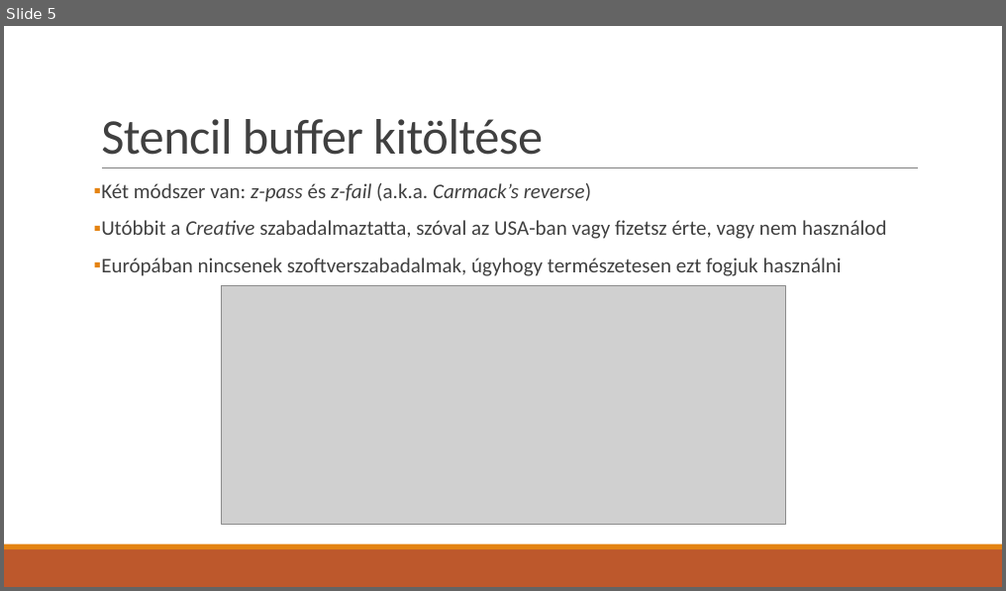
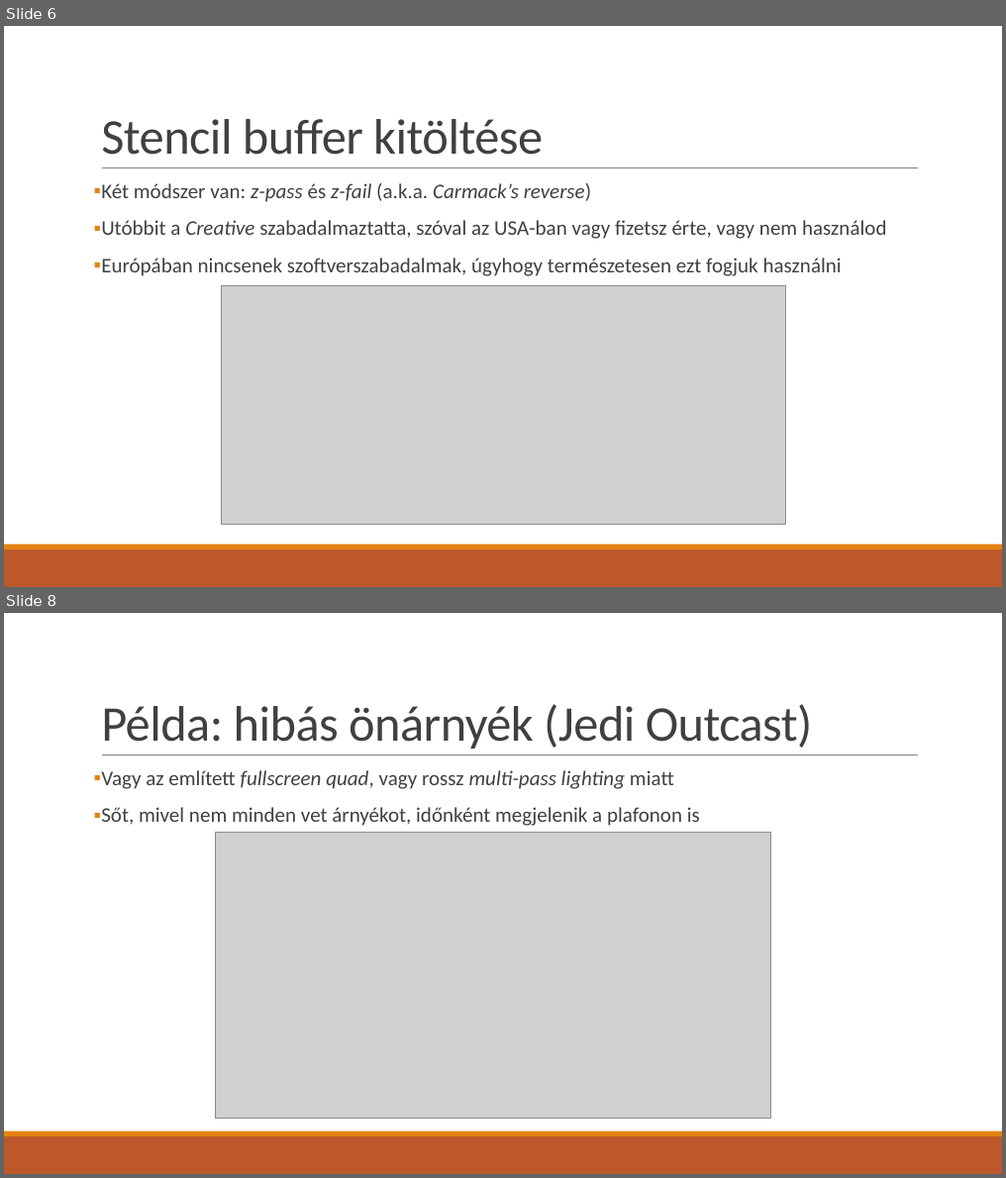
Before and after one commit to asylum2010/Asylum-s-ELTE-Exercises, a slide deck: GFX_EA_01.pptx. Shown one above the other, each under a label of ours: slide 5 before the commit, slides 6 and 8 after it; the slides between them are not shown. The pictures are 1006x591 and 1006x1178 pixels, drawn with LibreOffice and Linux fonts; fonts in the diff are those of the drawing; grey boxes stand for pictures. Boxes give left, top, right and bottom in pixels: in the first picture for what was removed or moved away, otherwise in the second. Text is boxed around its words. In the diff, an @@ line names an element or a change of style, - is before the commit and + after.

```diff
--- a/GFX_EA_01.pptx
+++ b/GFX_EA_01.pptx
@@ slide 8 added at box(4, 613, 1002, 1174), background #FFFFFF; not listed: 3 template elements that a slide beside it also shows @@
@@ title added at box(101, 704, 813, 749), 48 pt, text #404040 @@
+Példa: hibás önárnyék (Jedi Outcast)
@@ text added at box(101, 770, 700, 826), 20 pt, text #404040 @@
+▪ Vagy az említett fullscreen quad, vagy rossz multi-pass lighting miatt
+▪ Sőt, mivel nem minden vet árnyékot, időnként megjelenik a plafonon is
@@ picture added at box(215, 833, 771, 1119) @@
@@ what was slide 5 is now slide 6 @@
```
Also in this commit, not shown: 5 slides changed, 2 other slides added, 1 other file.
